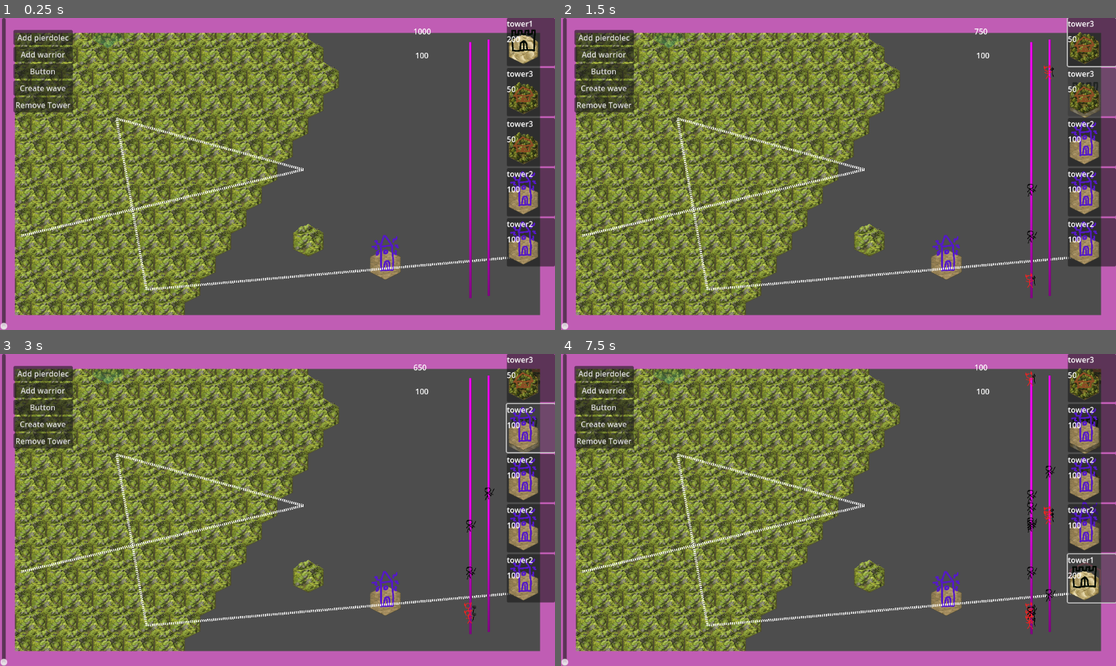
Above: before the commit, frames 1-4 (two rows, left to right).
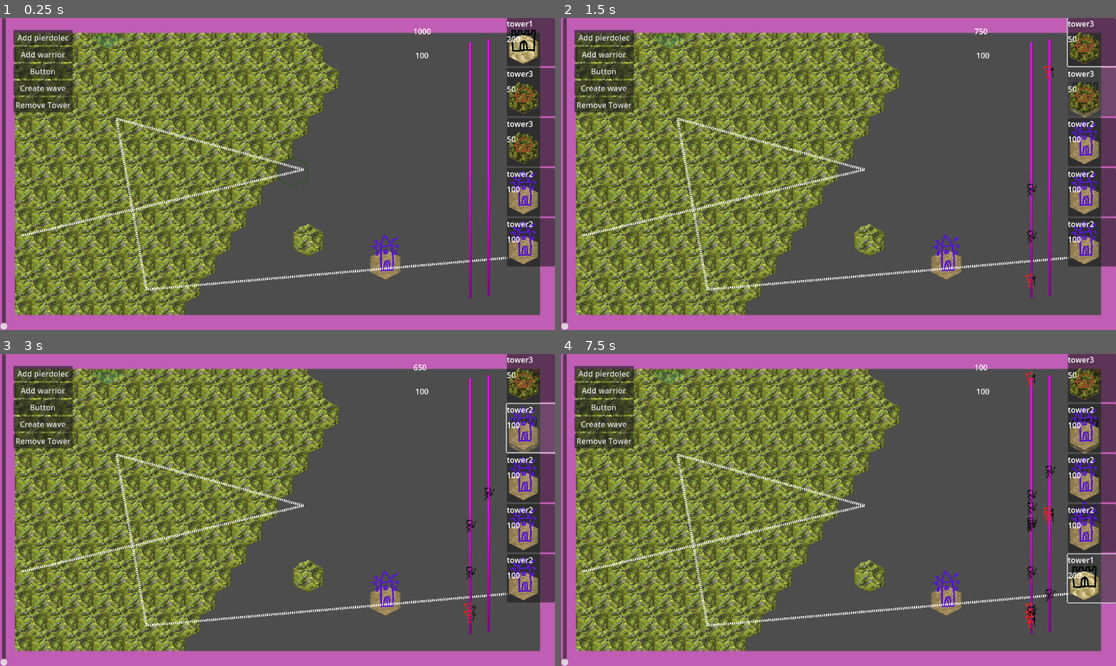
Above: after the commit, the same moments.

Repository: qazplmqazpl/TDtest
Game: Godot game, scene res://Scenes/Main/main.tscn
Two runs of this game, one before a commit and one after it. Both use one fixed random seed, a clock stepped at 60 frames per second and the inputs below.
Inputs:
- Up to frame 1 (0.25 s): no input
- Up to frame 2 (1.5 s): click "tower1" at 0.5 s; click "tower3" at 1.25 s
- Up to frame 3 (3 s): click "tower3" at 2 s; click "tower2" at 2.75 s
- Up to frame 4 (7.5 s): click "tower2" at 3.5 s; click "tower2" at 4.25 s; click "tower2" at 5 s; click "tower3" at 5.75 s; click "tower3" at 6.5 s; click "tower1" at 7.25 s

The runs differ from the first frame. In frame 1, less than 0.1% of the frame differs, in the area x 50-56%, y 44-55%; in frame 2, nothing differs; in frame 3, less than 0.1%; in frame 4, less than 0.1%.

Commit message:
Cleaned some mess with highlights

Diff:
--- a/Scenes/Main/layertest.gd
+++ b/Scenes/Main/layertest.gd
@@ -1,6 +1,13 @@
 extends TileMapLayer
+
+var lasthighlight : Vector2
+var currenthighlight : Vector2
 func _process(delta):
-	pass
+	currenthighlight = local_to_map(get_local_mouse_position())
+	if currenthighlight != lasthighlight:
+		returntonormal(lasthighlight)
+		highlight(currenthighlight)
+	lasthighlight = currenthighlight
 	#print(to_global($"Level/Layer0".map_to_local(get_viewport().get_mouse_position())))
 	#var localpos = $"Level/Layer0".map_to_local(get_viewport().get_mouse_position())
 	#var tilecords = local_to_map(get_viewport().get_mouse_position())
--- a/Scenes/Main/main.gd
+++ b/Scenes/Main/main.gd
@@ -10,12 +10,13 @@
 	print("main ",selectedMapScene)
 	print("main ",$"Level/Layer0".map_to_local(get_viewport().get_mouse_position()))
 func _process(delta):
+	pass
 #	#print(to_global($"Level/Layer0".map_to_local(get_viewport().get_mouse_position())))
 #	#var localpos = $"Level/Layer0".map_to_local(get_viewport().get_mouse_position())
-	if Globals.cursormode > 0:
-		var currenthighlight = $"Level/Layer highlight".local_to_map($"Level/Layer highlight".get_local_mouse_position())
-		if currenthighlight != lasthighlight:
-			$"Level/Layer highlight".returntonormal(lasthighlight)
-			$"Level/Layer highlight".highlight(currenthighlight)
-		lasthighlight = currenthighlight
+#	if Globals.cursormode > 0:
+#		var currenthighlight = $"Level/Layer highlight".local_to_map($"Level/Layer highlight".get_local_mouse_position())
+#		if currenthighlight != lasthighlight:
+#			$"Level/Layer highlight".returntonormal(lasthighlight)
+#			$"Level/Layer highlight".highlight(currenthighlight)
+#		lasthighlight = currenthighlight
 #	print(tilecords,get_viewport().get_mouse_position() ,$"Level/Layer0".to_local((get_viewport().get_mouse_position())))
--- a/Scenes/Main/main.tscn
+++ b/Scenes/Main/main.tscn
@@ -103,7 +103,6 @@
 scale = Vector2(0.25, 0.25)
 tile_map_data = PackedByteArray("AAAFAP//IgAFAAAAAAAEAAAAIgAFAAAAAAAEAAEAIgAFAAAAAAAFAP7/IgAFAAAAAAAGAP7/IgAFAAAAAAAGAP …(5024 unchanged characters)…
 tile_set = ExtResource("2_qw60k")
-script = ExtResource("3_5yls4")
 metadata/_edit_lock_ = true
 
 [node name="Layer highlight" type="TileMapLayer" parent="Level"]
